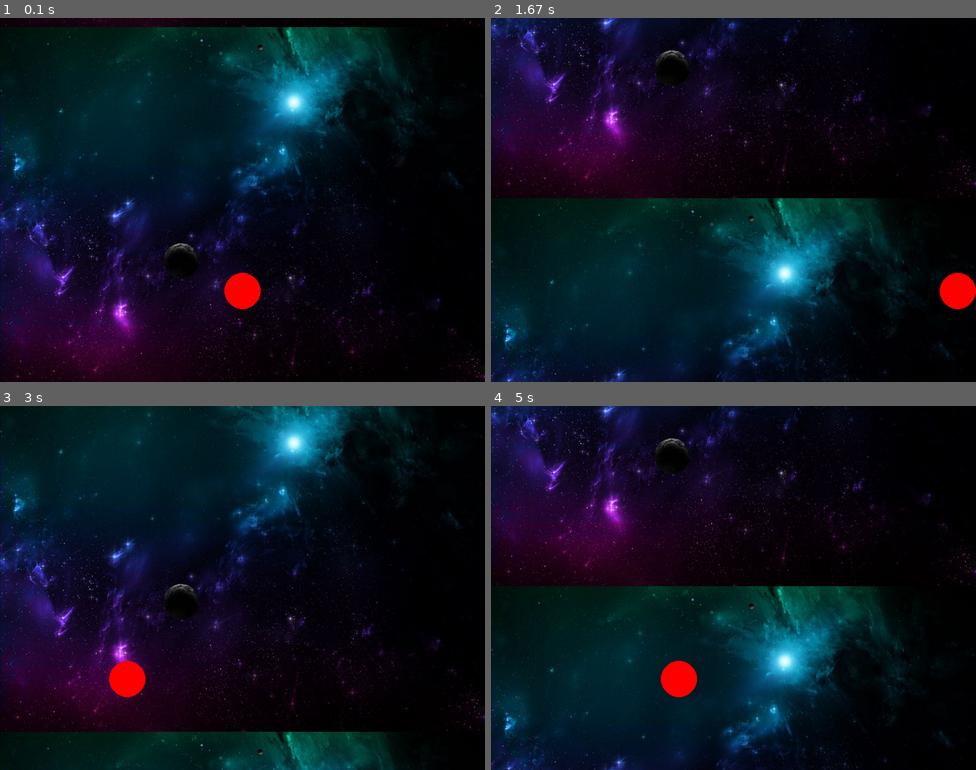
Above: before the commit, frames 1-4 (two rows, left to right).
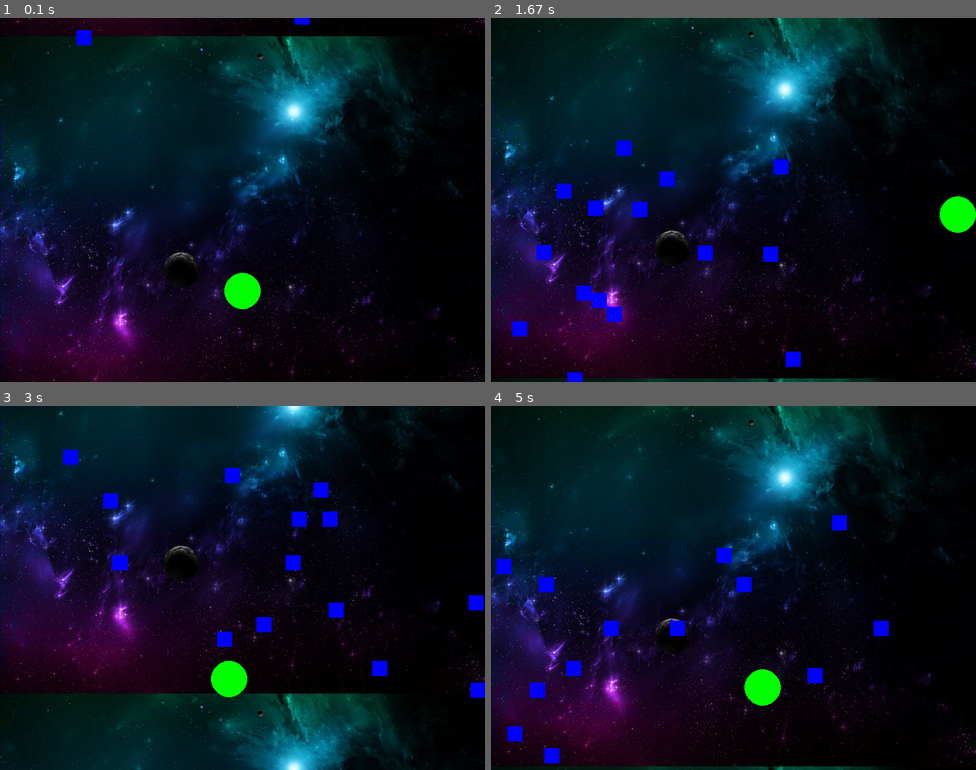
Above: after the commit, the same moments.

Repository: AndrewFagan04/CS_370_AwexomeCross
Game: pygame game, started from main.py
Same seed, same stepped clock (60 frames per second), same inputs: the game is played once before the commit and once after it.
Inputs:
- Up to frame 1 (0.1 s): no input
- Up to frame 2 (1.67 s): hold D 0.33-0.8 s; hold W 0.83-1.13 s; hold D 1.17-1.63 s
- Up to frame 3 (3 s): hold A 1.67-2.2 s; hold S 2.23-2.53 s; hold A 2.57-2.97 s
- Up to frame 4 (5 s): hold W 3-3.37 s; hold D 3.4-4.03 s; hold S 4.07-4.43 s; hold A 4.47-4.93 s; hold S from 4.97 s (still down)

The runs differ from the first frame. In frame 1, 10% of the frame differs, in the area x 0-100%, y 0-100%; in frame 2, 63%; in frame 3, 28%; in frame 4, 62%.

Commit message:
Rectangles move down

Diff:
--- a/main.py
+++ b/main.py
@@ -1,44 +1,56 @@
 """Module providing a function printing python version."""
 import pygame
 import sys
+import random
+import time
 
 pygame.init()
 
+#the screen
 WIDTH = 800
 LENGTH = 600
-
 window = pygame.display.set_mode([WIDTH, LENGTH])
 background = pygame.image.load("spacee.jpg") # put stars image here
-
 fps = 60
 timer = pygame.time.Clock()
 
 
-#character circle and speed
+#character stuff
 character_radius = 30
 character_x = WIDTH // 2
 character_y = 450
-speed = 10
+lives = 3;
+speed = 7
+obstacle_speed = 6
+grace_time = 3
+game_start_time = time.time()
 
 #for background start
 x = 0
 y = 0
 
+
+#Makes random rectangles to collide with
+obstacles=[]
+for _ in range(15):
+    obstacle_rect = pygame.Rect(random.randint(0, 500), random.randint(-400, 0), 25, 25)
+    obstacles.append(obstacle_rect)
+
+  #define colours for random rectangles
+GREEN = (0, 255, 0)
+RED = (255, 0, 0)
+BLUE = (0, 0, 255)
+
+# Blink parameters
+last_blink_time = 0
+blinking = False
+blink_duration = 0.15
+
 running = True
+#--------------------------------------------
 while running:
     timer.tick(fps)
-
-    #scrolling background
-
-    y += 3 #how fast it scrolls
-
-    if y == LENGTH:
-        y = 0
-    window.blit(background, (x, y))
-    window.blit(background, (x, y - LENGTH))
-
-    #character circle (change to sprite later)
-    character = pygame.draw.circle(window, [255,0,0], [character_x,character_y], character_radius, 0 )
+    current_time = time.time()
 
     for event in pygame.event.get():
         if event.type == pygame.QUIT:
@@ -47,15 +59,68 @@
 
     #moving side to side
     keys = pygame.key.get_pressed()
+    if keys[pygame.K_w]:
+        character_y -= speed
     if keys[pygame.K_a]:
         character_x -= speed
+    if keys[pygame.K_s]:
+        character_y += speed
     if keys[pygame.K_d]:
         character_x += speed
 
     #borders so character doesn't move out of the screen
-    if character_x < WIDTH - WIDTH + character_radius:
-        character_x = WIDTH - WIDTH + character_radius
-    if character_x > WIDTH - character_radius:
-        character_x = WIDTH - character_radius
+    character_x = max(character_radius, min(WIDTH - character_radius, character_x))
+    character_y = max(character_radius, min(LENGTH - character_radius, character_y))
+
+
+    #scrolling background
+    y += 6 #how fast it scrolls
+    if y == LENGTH:
+        y = 0
+    window.blit(background, (x, y))
+    window.blit(background, (x, y - LENGTH))
+        #move rectangles
+    for obstacle in obstacles:
+        obstacle.y += obstacle_speed
+        if obstacle.y > LENGTH:
+            obstacle.y = -obstacle_speed  # Respawn at the top
+            obstacle.x = random.randint(0, WIDTH - obstacle_speed)  # Random new horizontal position
+
+
+    #draw all rectangles
+    for obstacle in obstacles:
+        pygame.draw.rect(window, BLUE, obstacle)
+
+
+    #check collision and change colour
+    character = pygame.Rect(character_x - character_radius, character_y - character_radius, character_radius * 2, character_radius * 2)
+    col = GREEN
+    for obstacle in obstacles:
+        if character.colliderect(obstacle):
+            if not blinking:
+                blinking = True
+                last_blink_time = current_time
+                col = RED
+                lives -= 1  # Deduct a life on collision
+                obstacles.remove(obstacle)  # Optional: remove the obstacle to avoid repeated collision
+
+
+    # Handle blinking
+    if blinking:
+        if current_time - last_blink_time < blink_duration:
+            col = RED
+        else:
+            blinking = False
+
+
+    pygame.draw.circle(window, col, (character_x,character_y), character_radius)
+
+    # Check if lives are depleted
+    if lives <= 0:
+        print("Game Over!")  # we can replace this with an end game screen or restart logic
+        running = False
+
+
+
 
     pygame.display.flip()
